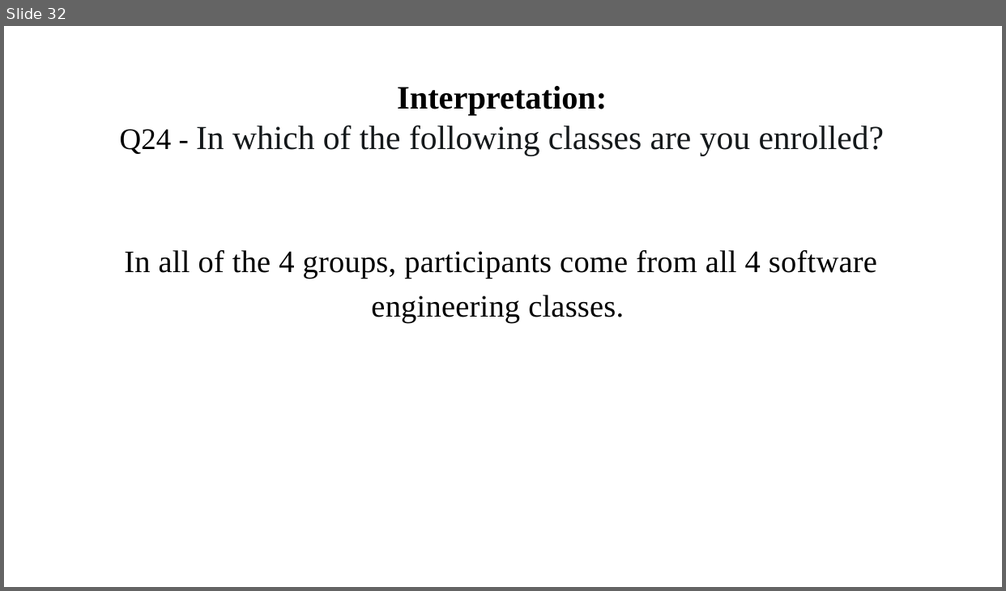
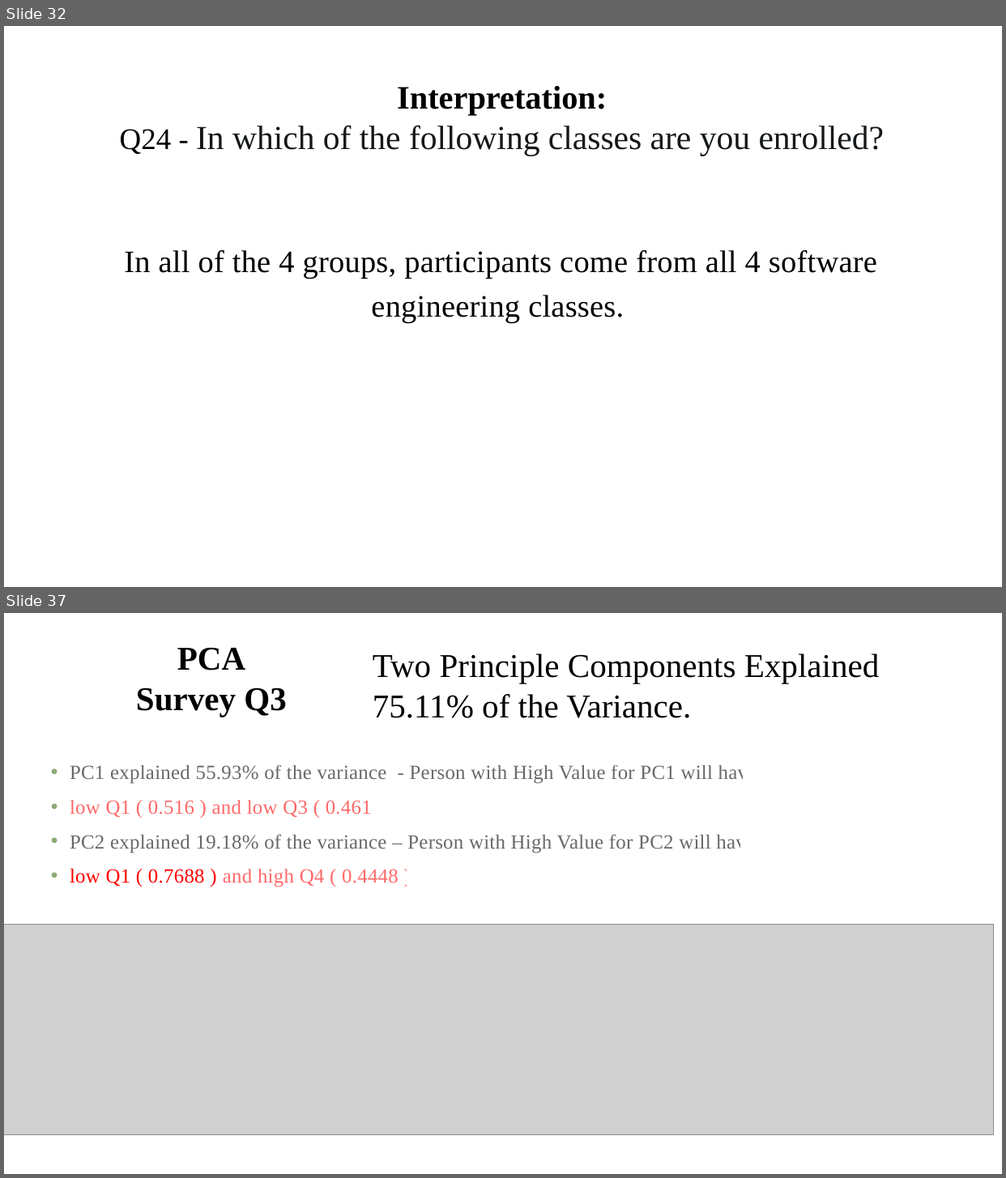
Before and after one commit to ironhacks/spring-2017-analysis, a slide deck: surveys/survey_analysis_and_pca_theory.pptx. Shown one above the other, each under a label of ours: slide 32 before the commit, slides 32 and 37 after it; the slides between them are not shown. The pictures are 1006x591 and 1006x1178 pixels, drawn with LibreOffice and Linux fonts; fonts in the diff are those of the drawing; grey boxes stand for pictures. Boxes give left, top, right and bottom in pixels: in the first picture for what was removed or moved away, otherwise in the second. Text is boxed around its words. In the diff, an @@ line names an element or a change of style, - is before the commit and + after.

Commit message:
pca survey question

```diff
--- a/surveys/survey_analysis_and_pca_theory.pptx
+++ b/surveys/survey_analysis_and_pca_theory.pptx
@@ slide 37 added at box(4, 613, 1002, 1174), background #FFFFFF @@
@@ title added at box(136, 647, 286, 716), 32 pt, text #000000, bold @@
+PCA
+Survey Q3
@@ text added at box(373, 653, 879, 718), 32 pt, text #000000 @@
+Two Principle Components Explained 75.11% of the Variance.
@@ text added at box(70, 765, 757, 888), 19.4 pt, text #000000 at 58% opacity @@
+• PC1 explained 55.93% of the variance - Person with High Value for PC1 will have
+• low Q1 ( 0.516 ) and low Q3 ( 0.461 )
+• PC2 explained 19.18% of the variance – Person with High Value for PC2 will have
+• low Q1 ( 0.7688 ) and high Q4 ( 0.4448 )
@@ picture added at box(4, 924, 994, 1135) @@
```
Also in this commit, not shown: 4 slides changed, 7 other slides added, 4 other files.
